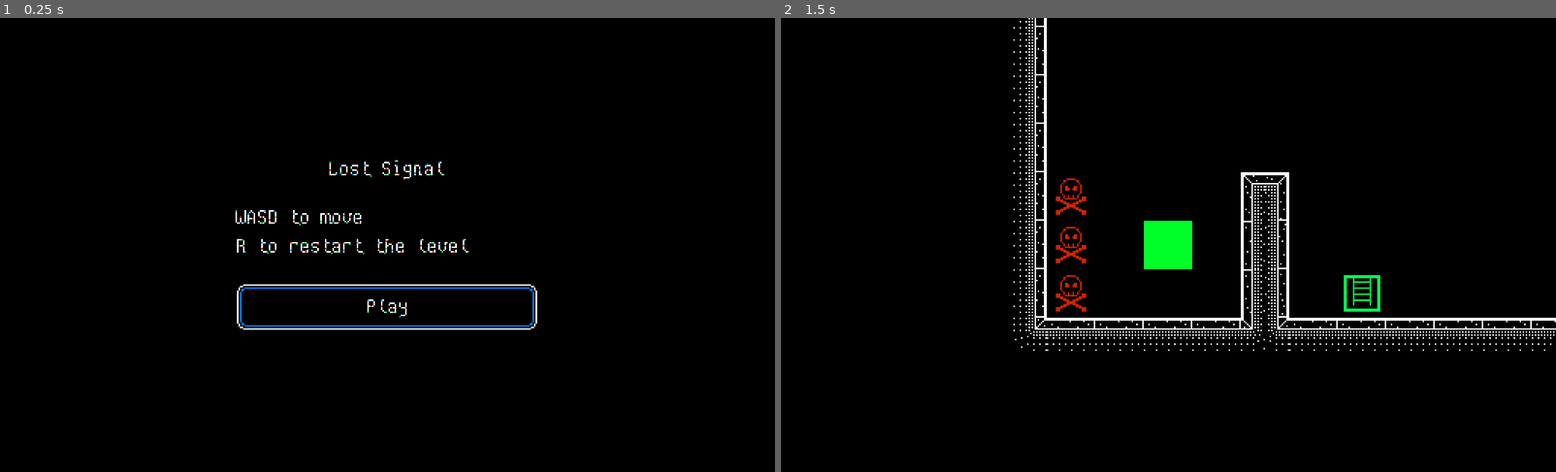
Above: before the commit, frames 1-2 (left to right).
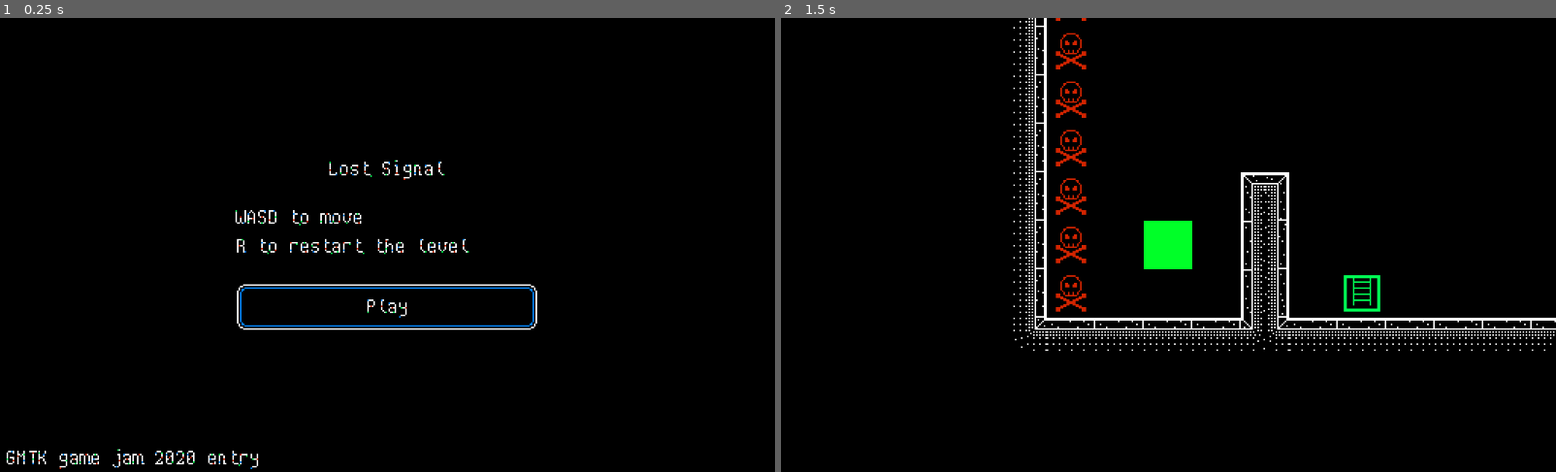
Above: after the commit, the same moments.

Repository: Red-Teapot/LostSignal
Game: Godot game, scene res://Scenes/MainMenu.tscn
Two runs of this game, one before a commit and one after it. Both use one fixed random seed, a clock stepped at 60 frames per second and the inputs below.
Inputs:
- Up to frame 1 (0.25 s): no input
- Up to frame 2 (1.5 s): click "Play" at 0.5 s; tap Enter at 1.25 s; hold D from 1.28 s (still down); tap R at 1.35 s

The runs differ from the first frame. In frame 1, 0.4% of the frame differs, in the area x 0-34%, y 94-100%; in frame 2, 0.4%, in the area x 35-40%, y 0-33%.

Commit message:
Add GMTK jam info

Diff:
--- a/Scenes/MainMenu.tscn
+++ b/Scenes/MainMenu.tscn
@@ -518,3 +518,16 @@
 enabled_focus_mode = 0
 text = "Play"
 script = ExtResource( 1 )
+
+[node name="Label" type="Label" parent="."]
+anchor_top = 1.0
+anchor_bottom = 1.0
+margin_left = 8.0
+margin_top = -34.0
+margin_bottom = -34.0
+rect_scale = Vector2( 2, 2 )
+custom_fonts/font = ExtResource( 2 )
+text = "GMTK game jam 2020 entry"
+__meta__ = {
+"_edit_use_anchors_": false
+}
--- a/Scenes/TestLevel.tscn
+++ b/Scenes/TestLevel.tscn
@@ -596,7 +596,7 @@
 tile_set = SubResource( 51 )
 cell_size = Vector2( 32, 32 )
 format = 1
-tile_data = PoolIntArray( -196597, 1, 0, 65536, 0, 0, 131072, 0, 0, 196608, 0, 0, 196614, 2, 0 )
+tile_data = PoolIntArray( -196608, 0, 0, -196597, 1, 0, -131072, 0, 0, -65536, 0, 0, 0, 0, 0, 65536, 0, 0, 131072, 0, 0, 196608, 0, 0, 196614, 2, 0 )
 
 [node name="Character" type="KinematicBody2D" parent="."]
 position = Vector2( 160, 160 )
